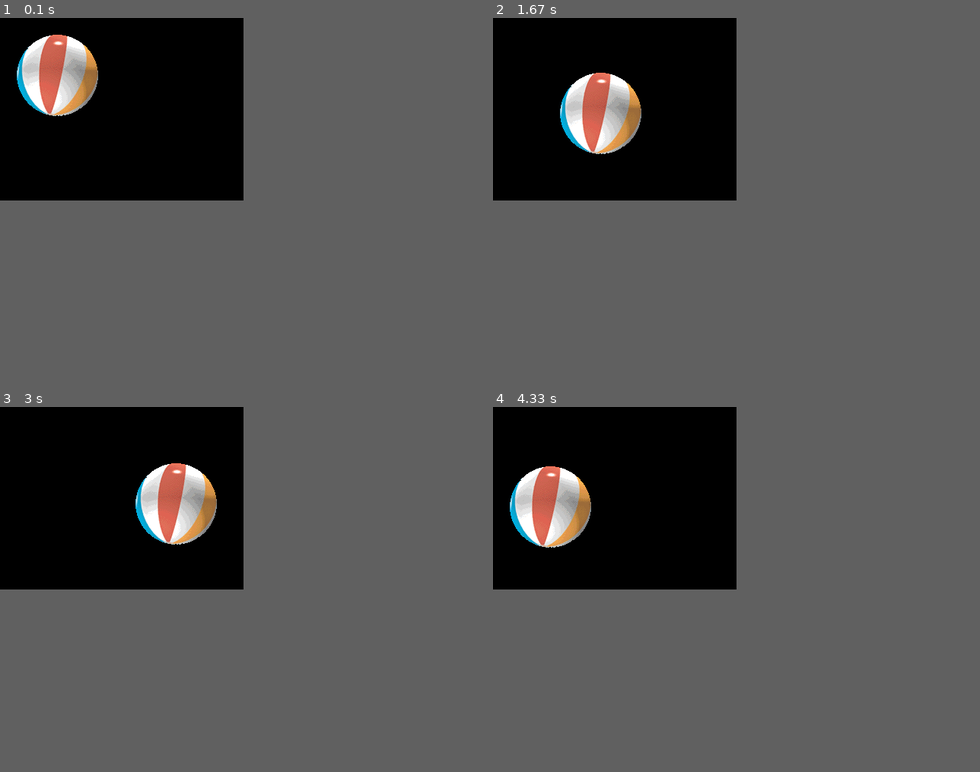
Above: before the commit, frames 1-4 (two rows, left to right).
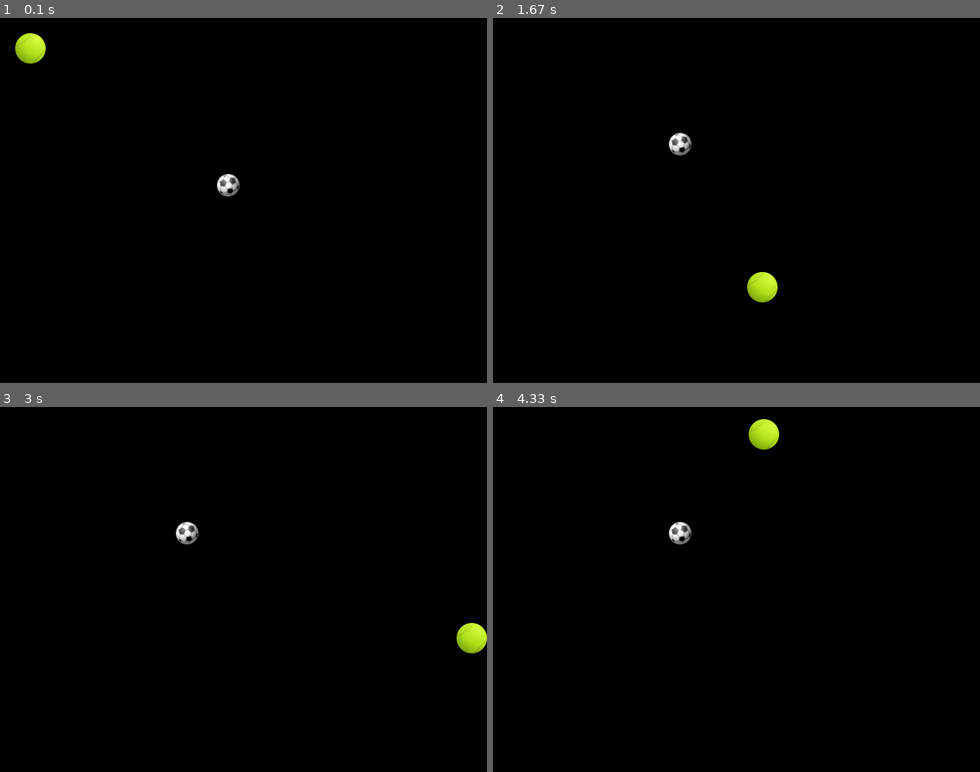
Above: after the commit, the same moments.

Repository: szwybranski/ball
Game: pygame game, started from mypygame.py
Same seed, same stepped clock (60 frames per second), same inputs: the game is played once before the commit and once after it.
Inputs (mouse positions are in pixels of both pictures, inside the frame that each line leads up to):
- Up to frame 1 (0.1 s): no input
- Up to frame 2 (1.67 s): press the mouse at (682, 145) at 0.37 s; move the mouse to (634, 145) at 0.47 s; release the mouse at (585, 145) at 0.6 s
- Up to frame 3 (3 s): no input
- Up to frame 4 (4.33 s): no input
In our replay, the window is 320x240 before the commit and 640x480 after it. These sizes can differ from the game's own. Grey fills any space a smaller window leaves; there, only what the larger window draws over its background counts as a difference.

The runs differ from the first frame. In frame 1, 3.3% of the frame differs, in the area x 3-50%, y 4-49%; in frame 2, 3.5%, in the area x 13-59%, y 15-78%; in frame 3, 3.3%; in frame 4, 3.5%.

Commit message:
Added support for resizing window and one more bouncing ball

Diff:
--- a/mypygame.py
+++ b/mypygame.py
@@ -7,27 +7,62 @@
 
 pygame.init()
 
-size = width, height = 320, 240
-speed = [2, 2]
-black = 0, 0, 0
+size = width, height = 640, 480
+black = 0, 0, 0 #idea: make nice background
 
-screen = pygame.display.set_mode(size)
-#screen = pygame.display.set_mode(size, RESIZABLE)
+screen = pygame.display.set_mode(size, pygame.RESIZABLE)
 
-ball = pygame.image.load("intro_ball.gif")
-ballrect = ball.get_rect()
+ball1 = pygame.image.load("tennis.png")
+ballrect1 = ball1.get_rect()
+speed1 = [2, 2]
 
-while 1:
-    for event in pygame.event.get():
-        if event.type == pygame.QUIT: sys.exit()
+ball2 = pygame.image.load("ball2.png")
+ballrect2 = ball2.get_rect(center=(width/2, height/2))
+speed2 = [-2, -2]
 
+mouse_pos = None
+
+def handle_resize_event(event):
+    print("resized!")
+    global width, height, size, screen
+    width = event.w
+    height = event.h
+    size = width, height
+    screen = pygame.display.set_mode(size, pygame.RESIZABLE)
+
+def bounce_wall(ballrect, speed):
     ballrect = ballrect.move(speed)
     if ballrect.left < 0 or ballrect.right > width:
         speed[0] = -speed[0]
     if ballrect.top < 0 or ballrect.bottom > height:
         speed[1] = -speed[1]
+    return ballrect
+
+def bounce_balls(ballrect1, ballrect2, speed1, speed2):
+    if ballrect1.colliderect(ballrect2):
+        if ballrect1.left < ballrect2.left or ballrect2.right > ballrect2.right:
+            speed1[0] = -speed1[0]
+            speed2[0] = -speed2[0]
+        if ballrect1.top < ballrect2.top or ballrect1.bottom > ballrect2.bottom:
+            speed1[1] = -speed1[1]
+            speed2[1] = -speed2[1]
+
+while 1:
+    for event in pygame.event.get():
+        if event.type == pygame.QUIT: sys.exit()
+        elif event.type == pygame.VIDEORESIZE: handle_resize_event(event)
+        elif event.type == pygame.MOUSEBUTTONDOWN: mouse_pos = pygame.mouse.get_pos()
+        elif event.type == pygame.MOUSEBUTTONUP: mouse_pos = None
+
+    if mouse_pos and ballrect2.collidepoint(mouse_pos):
+        speed2 = [0, 0]
+
+    bounce_balls(ballrect1, ballrect2, speed1, speed2)
+    ballrect1 = bounce_wall(ballrect1, speed1)
+    ballrect2 = bounce_wall(ballrect2, speed2)
 
     screen.fill(black)
-    screen.blit(ball, ballrect)
+    screen.blit(ball1, ballrect1)
+    screen.blit(ball2, ballrect2)
     pygame.display.flip()
     sleep(0.01)
Binary file added: ball.png
Binary file added: ball2.png
Binary file removed: intro_ball.gif
Binary file added: tennis.png
